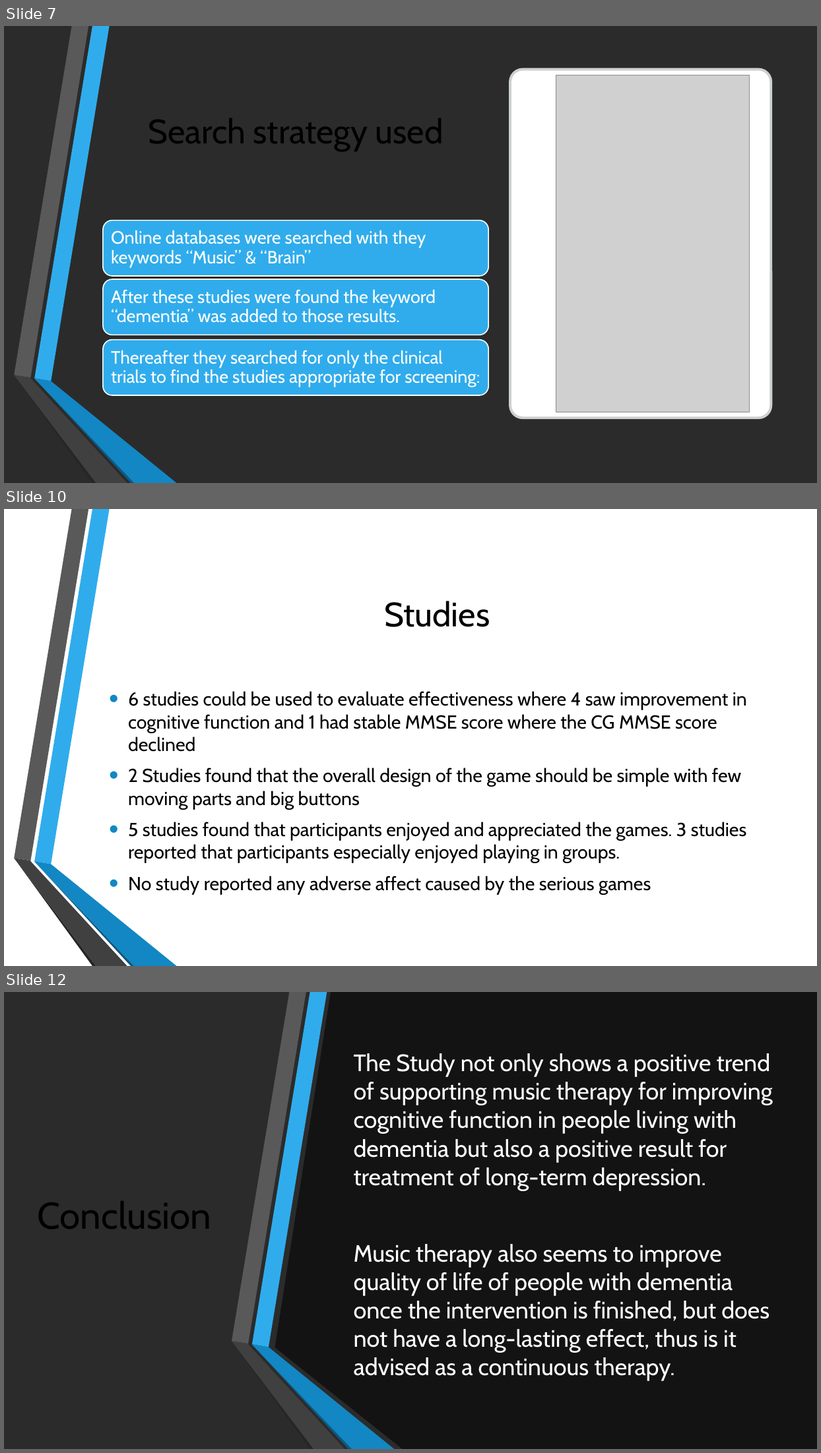
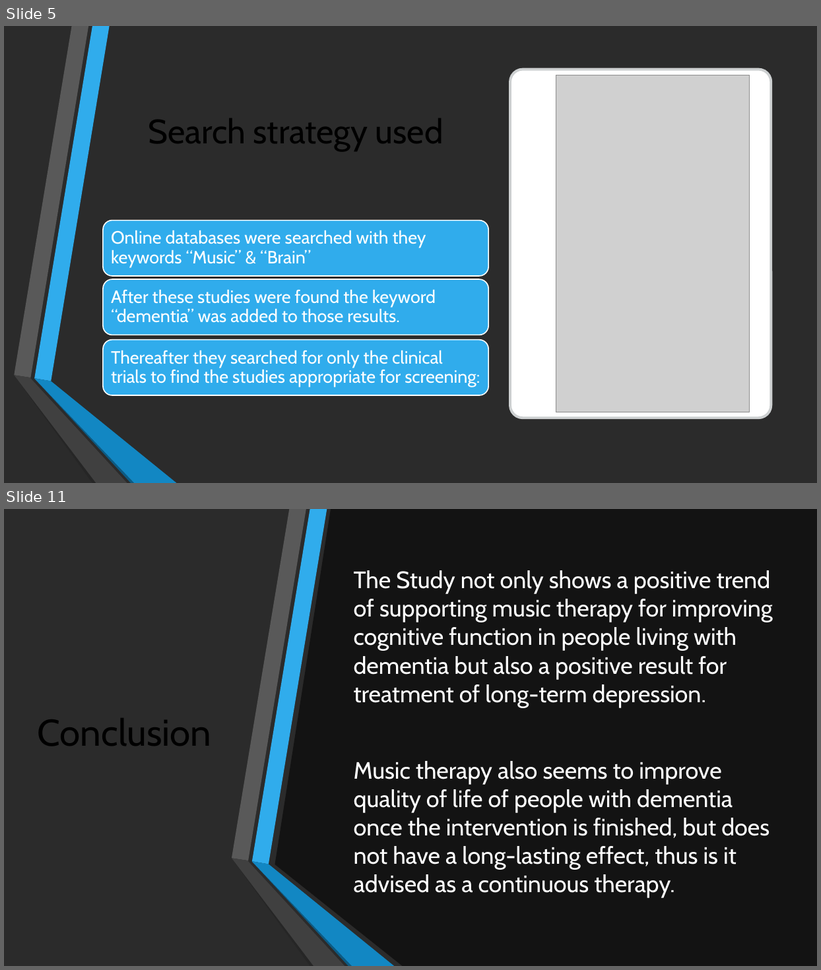
Before and after one commit to LoftieFourie/Honours_Project, a slide deck: MusicTherapy.pptx. Shown one above the other, each under a label of ours: slides 7, 10 and 12 before the commit, slides 5 and 11 after it; the slides between them are not shown. The pictures are 821x1453 and 821x970 pixels, drawn with LibreOffice and Linux fonts; fonts in the diff are those of the drawing; grey boxes stand for pictures; background and template pictures are left out; a plain dark background stands for a picture behind light text. Boxes give left, top, right and bottom in pixels: in the first picture for what was removed or moved away, otherwise in the second. Text is boxed around its words. In the diff, an @@ line names an element or a change of style, - is before the commit and + after.

```diff
--- a/MusicTherapy.pptx
+++ b/MusicTherapy.pptx
@@ slide 10 removed at box(4, 509, 817, 966), background picture (left out); not listed: 6 template elements that a slide beside it also shows @@
@@ title removed at box(384, 601, 490, 627) @@
-Studies
@@ text removed at box(128, 691, 747, 895) @@
-• 6 studies could be used to evaluate effectiveness where 4 saw improvement in cognitive function and 1 had stable MMSE score where the CG MMSE score declined
-• 2 Studies found that the overall design of the game should be simple with few moving parts and big buttons
-• 5 studies found that participants enjoyed and appreciated the games. 3 studies reported that participants especially enjoyed playing in groups.
-• No study reported any adverse affect caused by the serious games
@@ what was slide 7 is now slide 5 @@
@@ what was slide 12 is now slide 11 @@
```
Also in this commit, not shown: 2 slides changed, 3 slides added, 3 other slides removed.
